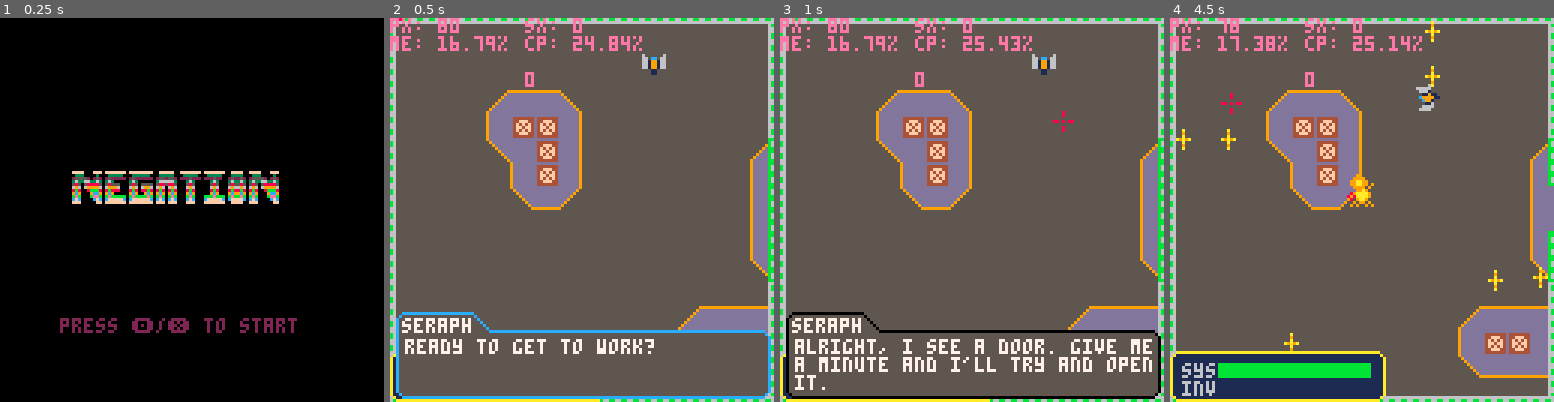
Above: before the commit, frames 1-4 (left to right).
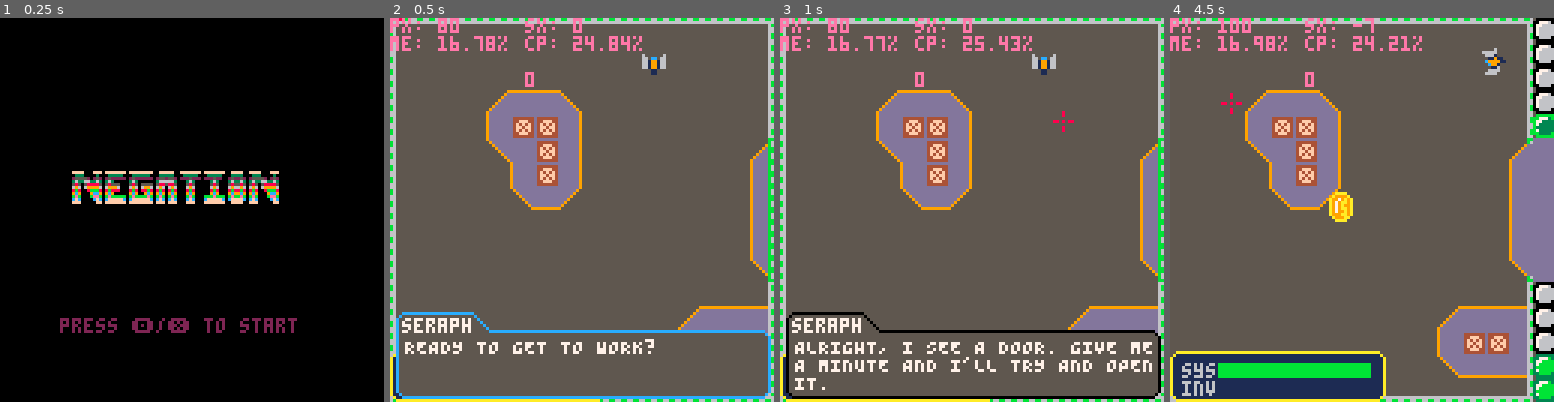
Above: after the commit, the same moments.

Repository: kbrewington/Negation
Game: PICO-8 cartridge negation.p8
Two runs of this game, one before a commit and one after it. Both use one fixed random seed, a clock stepped at 60 frames per second and the inputs below.
Inputs (mouse positions are in pixels of both pictures, inside the frame that each line leads up to):
- Up to frame 1 (0.25 s): no input
- Up to frame 2 (0.5 s): tap X (X key) at 0.33 s
- Up to frame 3 (1 s): click (1060, 121) at 0.67 s; tap O (Z key) at 0.7 s
- Up to frame 4 (4.5 s): tap X (X key) at 1.07, 1.85, 2.97, 4.08 s; click (1216, 267) at 1.22 s; hold Right 1.6-2.1 s; tap O (Z key) every 0.4 s from 1.7 to 4.1 s; click (1277, 114) at 1.77 s; hold Up 2.15-2.42 s; click (1342, 259) at 2.32 s; hold Right 2.47-3.03 s; click (1404, 106) at 2.87 s; hold Left 3.08-3.58 s; click (1465, 256) at 3.42 s; hold Down 3.63-3.97 s; click (1231, 102) at 3.97 s; hold Right from 4.02 s (still down)

Frame 1 is identical in both runs. In frame 2, 0.5% of the frame differs, in the area x 3-66%, y 7-88%; in frame 3, 1.5%; in frame 4, 18%, in the area x 0-100%, y 0-100%.

Commit message:
Fixed double coin bug, fixed dropped sprites moving during levelchange()

Diff:
--- a/negation.p8
+++ b/negation.p8
@@ -642,6 +642,7 @@
       move_map = false
       level_change = false
       level.lvl += 1
+      coin.dropped = false
       coresume(game)
     end
   end
@@ -842,7 +843,7 @@
   seraph = {}
 
   seraph.brd_color = 12
-  seraph.text = "ready to get to work?"
+  seraph.text = "READY TO GET TO WORK?"
   music(11,1)
   drawdialog = true -- show seraph's dialog
   wait.controls = true -- stop player controls
@@ -871,7 +872,7 @@
   titlescreen = true -- stop showing titlescreen
 
   seraph = {} -- reset seraph table to defaults
-  seraph.text = "alright, i see a door. give mea minute and i'll try and openit."
+  seraph.text = "ALRIGHT, I SEE A DOOR. GIVE MEA MINUTE AND I'LL TRY AND OPENIT."
   drawdialog = true -- show seraph's dialog
   wait.controls = true -- stop player controls
   yield()
@@ -903,13 +904,7 @@
   spawn_enemies = false
 
   seraph = {}
-  seraph.text = "okay, that should do-"
-  drawdialog = true
-  wait.controls = true
-  yield()
-
-  seraph = {}
-  seraph.text = "okay, that should do- wait    what's that?"
+  seraph.text = "OKAY, THAT SHOULD DO- WAIT    WHAT'S THAT?"
   drawdialog = true
   wait.controls = true
   yield()
@@ -933,7 +928,7 @@
 
   fill_enemy_table(2, 20)
   wait.start_time = time()
-  wait.timer = true
+  --wait.timer = true
   spawn_enemies = true
   add(boss_table, boss(56, 56, 139, 2))
   yield()
@@ -1431,9 +1426,9 @@
     local live = abs(time() - d.init_time) <= d.drop_duration
     if live then
       if live and abs(time() - d.init_time) <= 2*(d.drop_duration/3) then
-        spr(d.sprite, d.x, d.y)
+        spr(d.sprite, d.x+level.sx, d.y+level.sy)
       elseif live and flr(time()*1000)%2==0 then
-        spr(d.sprite, d.x, d.y)
+        spr(d.sprite, d.x+level.sx, d.y+level.sy)
       end
     else
       del(dropped, d)
